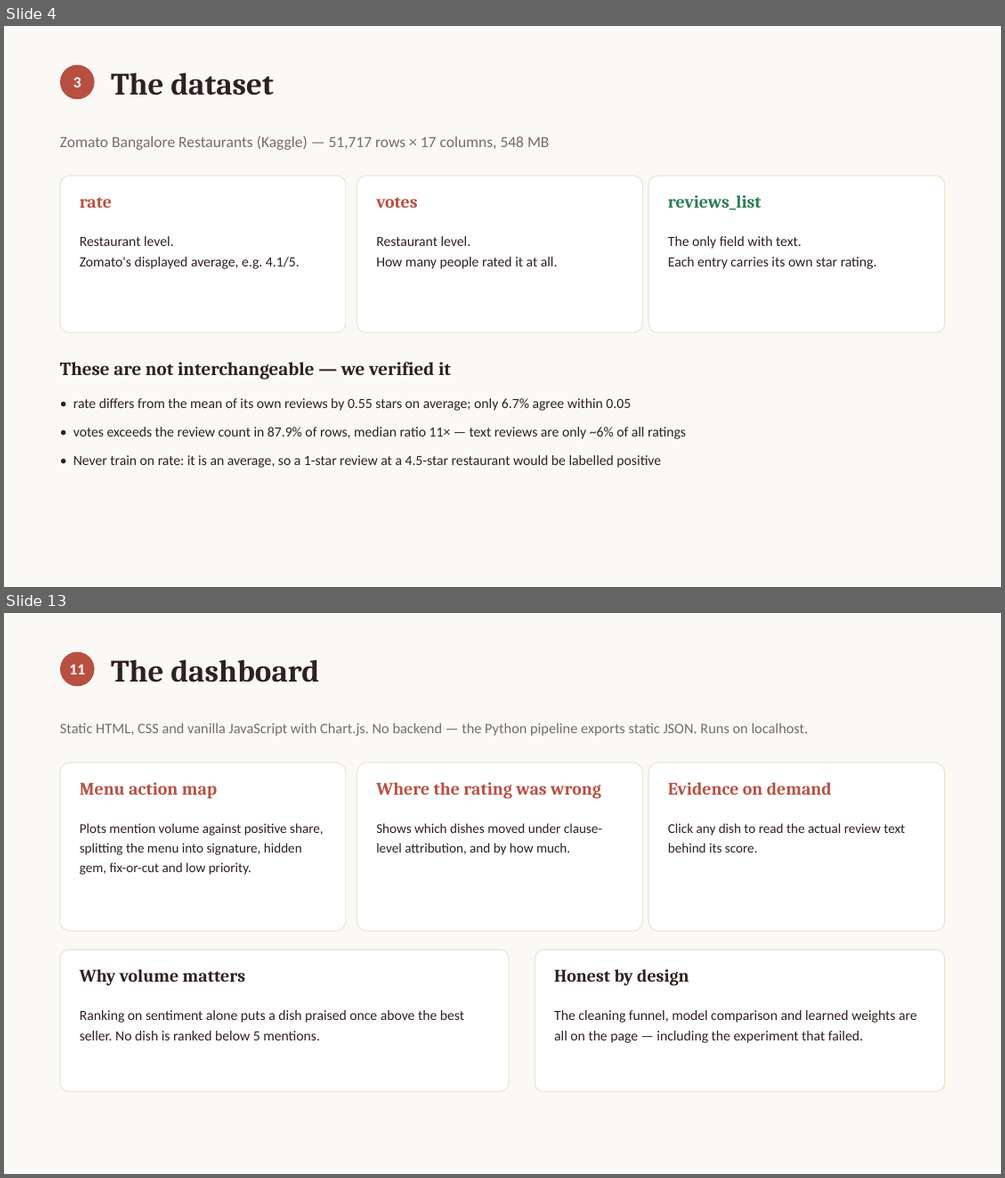
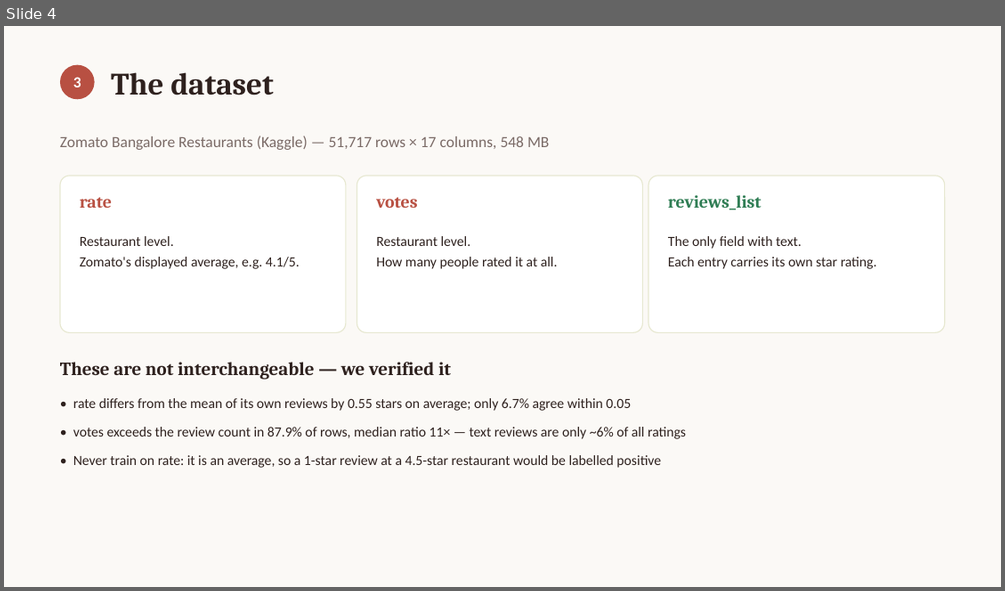
Before and after one commit to deesampan/nlp_project, a slide deck: output_project/reports/presentation.pptx. Shown one above the other, each under a label of ours: slides 4 and 13 before the commit, slide 4 after it; the slides between them are not shown. The pictures are 1005x1178 and 1005x591 pixels, drawn with LibreOffice and Linux fonts; fonts in the diff are those of the drawing. Boxes give left, top, right and bottom in pixels: in the first picture for what was removed or moved away, otherwise in the second. Text is boxed around its words. In the diff, an @@ line names an element or a change of style, - is before the commit and + after.

```diff
--- a/output_project/reports/presentation.pptx
+++ b/output_project/reports/presentation.pptx
@@ slide 13 removed at box(4, 613, 1001, 1174), background #FBF9F6 @@
@@ ellipse removed at box(60, 652, 95, 686) @@
@@ text removed at box(69, 664, 85, 674) @@
-11
@@ text removed at box(111, 659, 319, 682) @@
-The dashboard
@@ text removed at box(60, 722, 809, 736) @@
-Static HTML, CSS and vanilla JavaScript with Chart.js. No backend — the Python pipeline exports static JSON. Runs on localhost.
@@ rounded rectangle removed at box(60, 763, 346, 931) @@
@@ rounded rectangle removed at box(357, 763, 643, 931) @@
@@ rounded rectangle removed at box(648, 763, 945, 931) @@
@@ text removed at box(80, 782, 217, 798) @@
-Menu action map
@@ text removed at box(376, 782, 601, 799) @@
-Where the rating was wrong
@@ text removed at box(668, 782, 832, 795) @@
-Evidence on demand
@@ text removed at box(80, 823, 324, 875) @@
-Plots mention volume against positive share, splitting the menu into signature, hidden gem, fix-or-cut and low priority.
@@ text removed at box(376, 823, 602, 855) @@
-Shows which dishes moved under clause-level attribution, and by how much.
@@ text removed at box(668, 823, 905, 852) @@
-Click any dish to read the actual review text behind its score.
@@ rounded rectangle removed at box(60, 949, 509, 1092) @@
@@ rounded rectangle removed at box(535, 949, 945, 1092) @@
@@ text removed at box(80, 969, 245, 986) @@
-Why volume matters
@@ text removed at box(554, 969, 688, 986) @@
-Honest by design
@@ text removed at box(80, 1010, 464, 1040) @@
-Ranking on sentiment alone puts a dish praised once above the best seller. No dish is ranked below 5 mentions.
@@ text removed at box(554, 1010, 917, 1043) @@
-The cleaning funnel, model comparison and learned weights are all on the page — including the experiment that failed.
```
Also in this commit, not shown: 6 slides changed, 5 slides added, 5 other slides removed, 2 other files.
